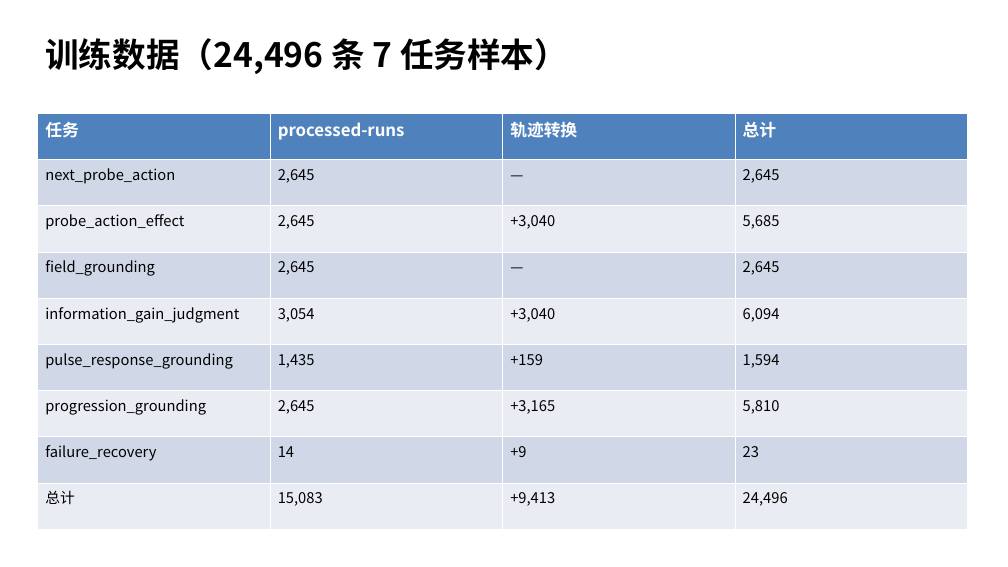
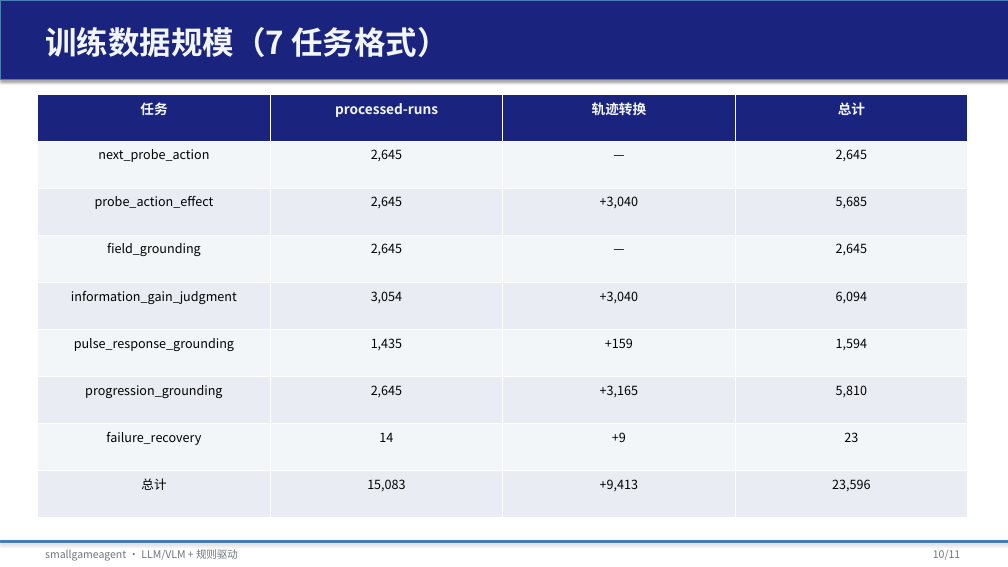
Before and after one commit to tzhazuma/smallgameagent, a slide deck: slide 10 of reports/smallgameagent_report.pptx. Drawn at 1008x567 pixels with LibreOffice and Linux fonts; fonts in the diff are those of the drawing. Boxes give left, top, right and bottom in pixels: in the first picture for what was removed or moved away, otherwise in the second. Text is boxed around its words. In the diff, an @@ line names an element or a change of style, - is before the commit and + after.

```diff
--- a/reports/smallgameagent_report.pptx
+++ b/reports/smallgameagent_report.pptx
@@ rectangle added at box(0, 0, 1008, 79), fill #1A237E, outline #4B7EBC 0.75 pt @@
@@ text at box(45, 27, 448, 57): text changed; size 32 to 30 pt; text colour #000000 to #F3F6F9 @@
-训练数据（24,496 条 7 任务样本）
+训练数据规模（7 任务格式）
@@ table at box(38, 95, 969, 518) @@
-row 9, column 4: 24,496
+row 9, column 4: 23,596
@@ fill #4F81BD to #1A237E in row 1 @@
@@ fill #D0D8E8 to #F3F6F9 in 16 cells @@
@@ size 16 to 13 pt, text colour #FFFFFF to #F3F6F9 in "任务", "processed-runs", "轨迹转换", "总计" @@
@@ size 14 to 12 pt in "next_probe_action", "2,645", "—", "2,645" and 27 more places @@
@@ alignment left to centre @@
@@ table: place and size @@
-table at box(38, 113, 969, 529)
+table at box(38, 95, 969, 518)
@@ rectangle added at box(0, 541, 1008, 542), fill #0096C7, outline #4B7EBC 0.75 pt @@
@@ text added at box(45, 549, 238, 561), 10 pt, text #6C757D @@
+smallgameagent · LLM/VLM + 规则驱动
@@ text added at box(933, 550, 960, 560), 10 pt, text #6C757D @@
+10/11
```
Also in this commit, not shown: 5 other slides changed, 5 slides added, 5 slides removed, 34 other files.
